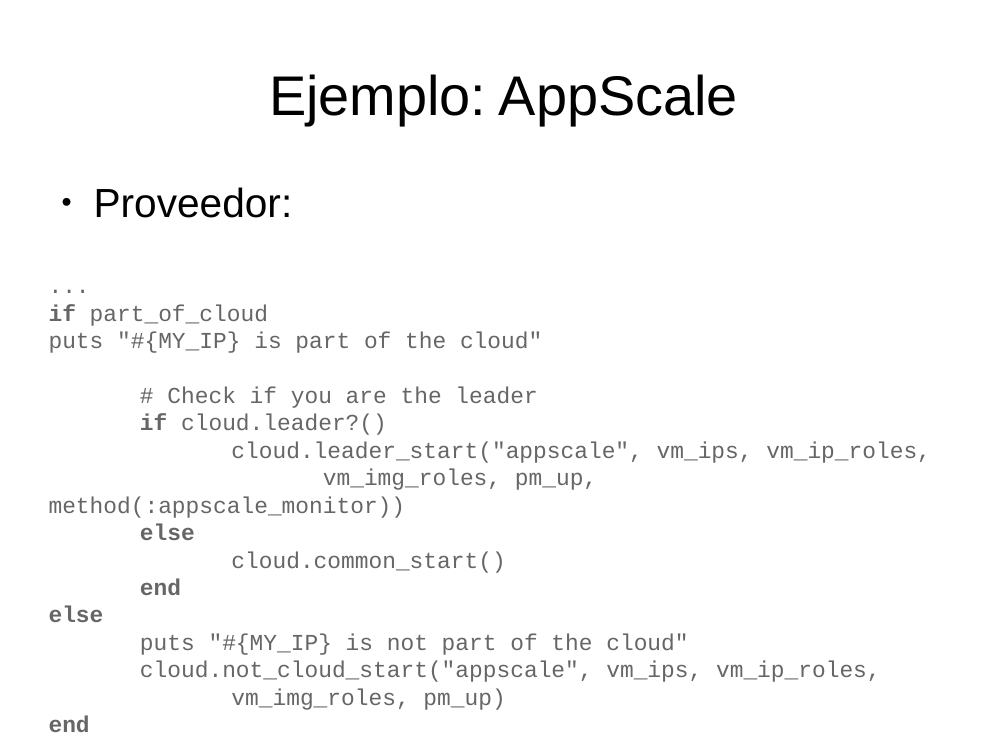
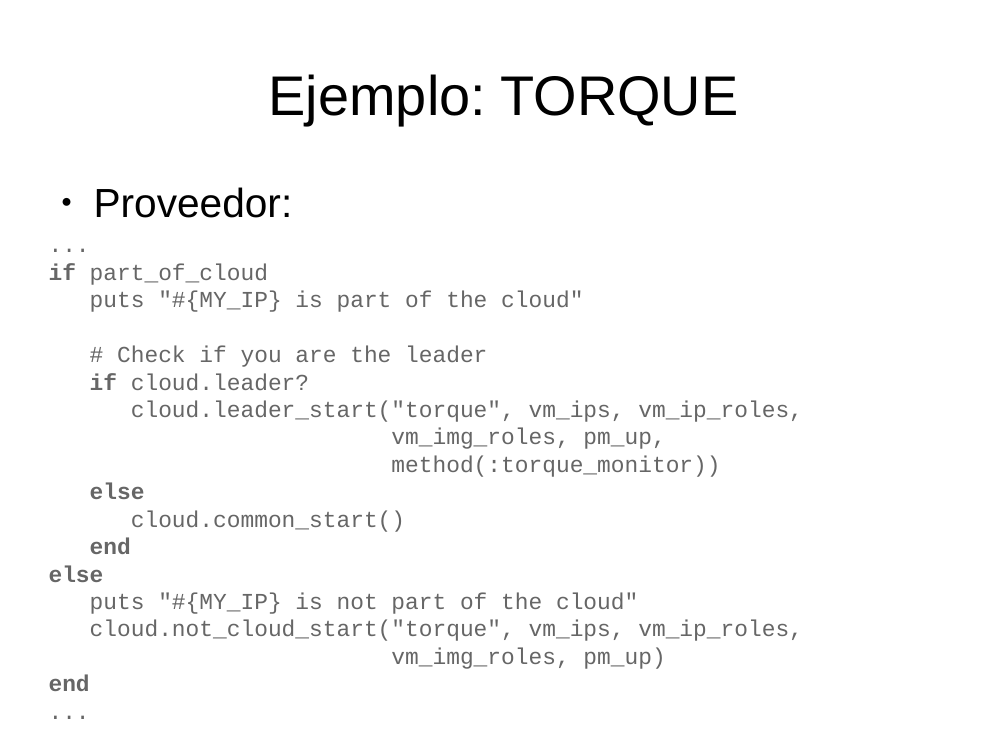
Before and after one commit to dcere/pfc, a slide deck: slide 17 of adm/presentacion/presentacion.odp (slide 16 before the commit). Drawn at 1008x756 pixels with LibreOffice and Linux fonts; fonts in the diff are those of the drawing. Boxes give left, top, right and bottom in pixels: in the first picture for what was removed or moved away, otherwise in the second. Text is boxed around its words. In the diff, an @@ line names an element or a change of style, - is before the commit and + after.

```diff
--- a/adm/presentacion/presentacion.odp
+++ b/adm/presentacion/presentacion.odp
@@ title at [269,74,738,125]: text changed @@
-Ejemplo: AppScale
+Ejemplo: TORQUE
@@ text "...": place and size @@
-text "..." at [49,304,931,732]
+text "..." at [49,263,803,691]
@@ text at [90,373,803,477]: text changed @@
-if cloud.leader?()
-cloud.leader_start("appscale", vm_ips, vm_ip_roles,
-vm_img_roles, pm_up, method(:appscale_monitor))
+if cloud.leader?
+cloud.leader_start("torque", vm_ips, vm_ip_roles,
+vm_img_roles, pm_up,
+method(:torque_monitor))
@@ text at [90,620,803,641]: text changed @@
-cloud.not_cloud_start("appscale", vm_ips, vm_ip_roles,
+cloud.not_cloud_start("torque", vm_ips, vm_ip_roles,
```
Also in this commit, not shown: 7 other slides changed, 1 slide added, 1 slide removed, 1 other file.
